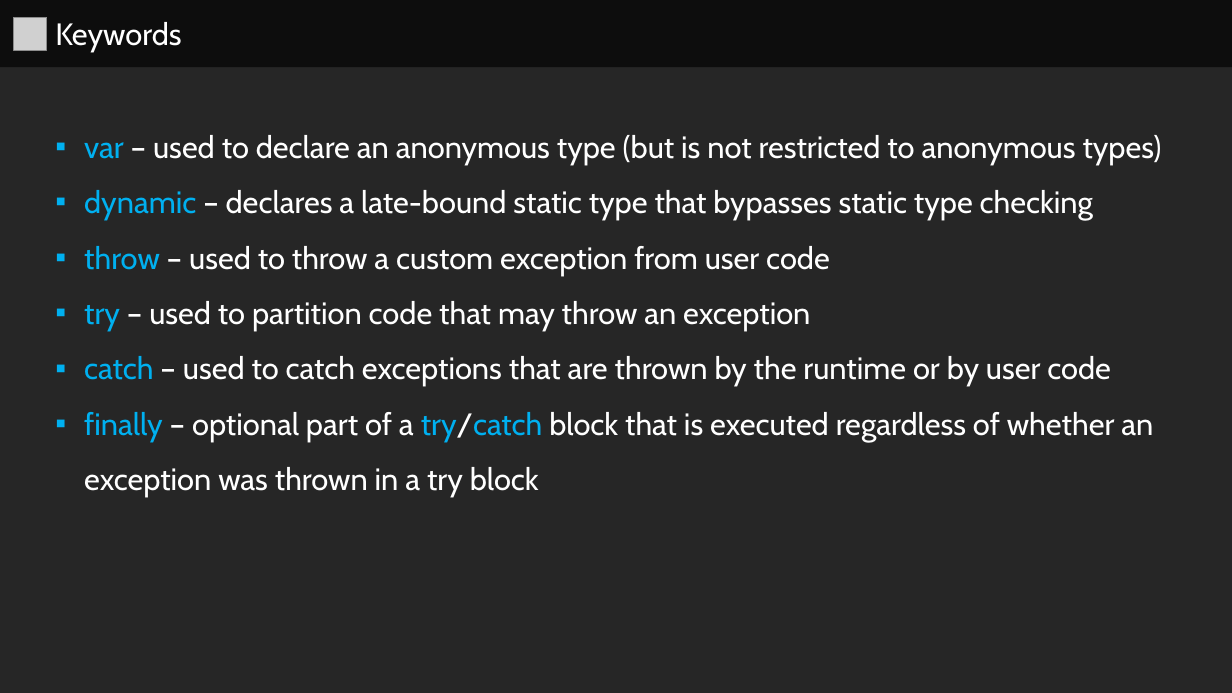
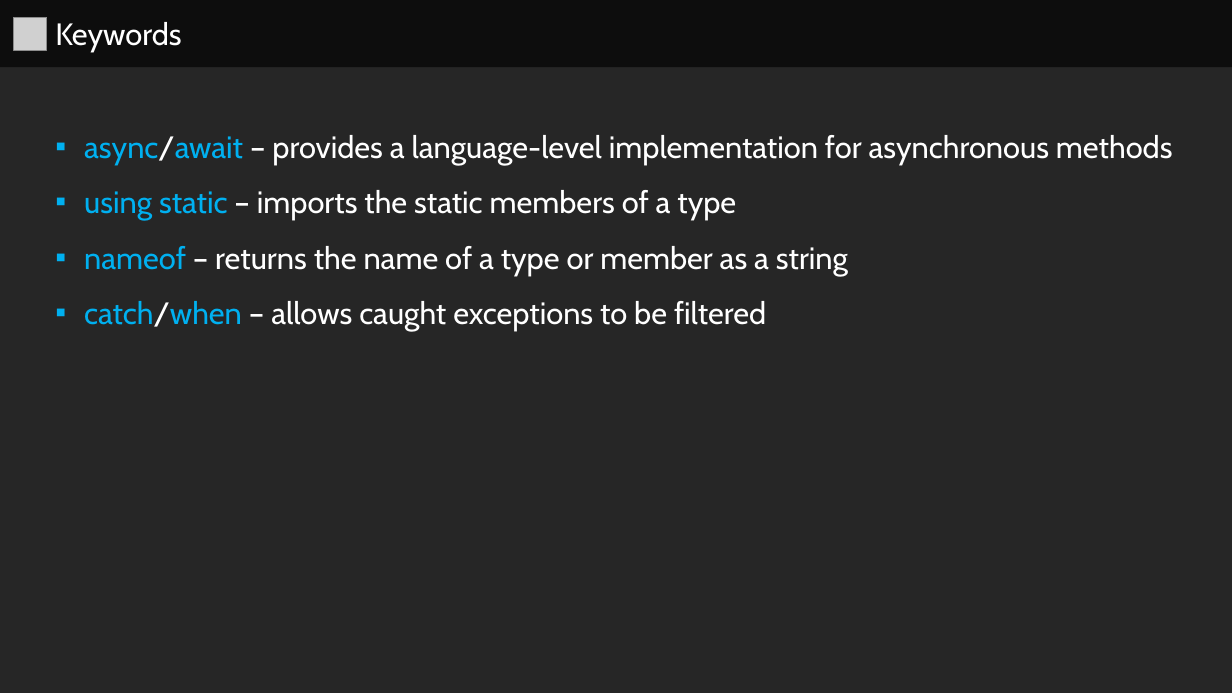
Before and after one commit to series0ne/DotNetFundamentalsWithCSharp, a slide deck: slide 8 of Lesson 7/Lesson 7.pptx (slide 20 before the commit). Drawn at 1232x693 pixels with LibreOffice and Linux fonts; fonts in the diff are those of the drawing; grey boxes stand for pictures. Boxes give left, top, right and bottom in pixels: in the first picture for what was removed or moved away, otherwise in the second. Text is boxed around its words. In the diff, an @@ line names an element or a change of style, - is before the commit and + after.

```diff
--- a/Lesson 7/Lesson 7.pptx
+++ b/Lesson 7/Lesson 7.pptx
@@ text in rectangle at [84, 135, 1173, 331]: text changed @@
-  ▪ var – used to declare an anonymous type (but is not restricted to anonymous types)
-  ▪ dynamic – declares a late-bound static type that bypasses static type checking
-  ▪ throw – used to throw a custom exception from user code
-  ▪ try – used to partition code that may throw an exception
-  ▪ catch – used to catch exceptions that are thrown by the runtime or by user code
-  ▪ finally – optional part of a try/catch block that is executed regardless of whether an exception was thrown in a try block
+  ▪ async/await – provides a language-level implementation for asynchronous methods
+  ▪ using static – imports the static members of a type
+  ▪ nameof – returns the name of a type or member as a string
+  ▪ catch/when – allows caught exceptions to be filtered
```
Also in this commit, not shown: 4 other slides changed, 12 slides removed, 5 other files.
